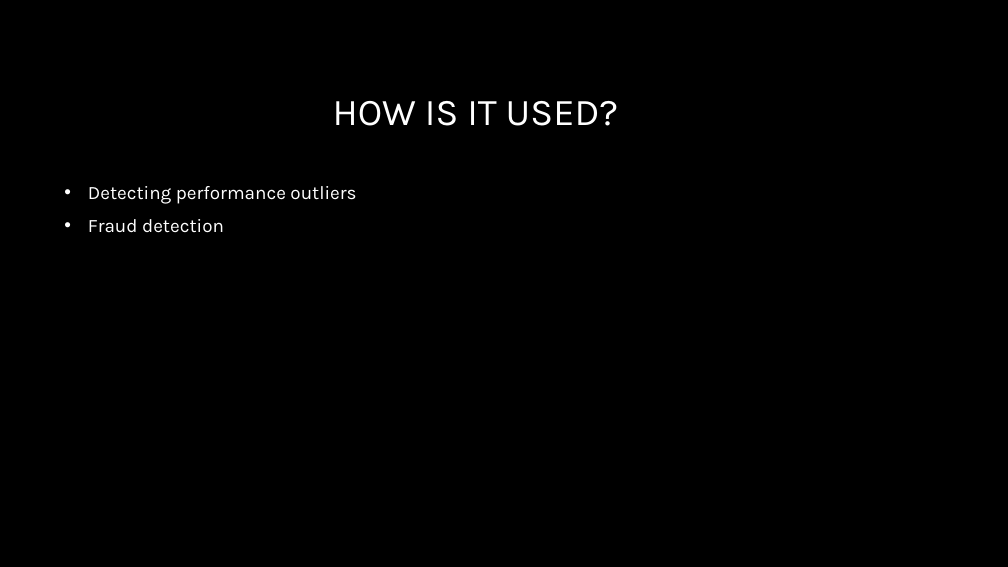
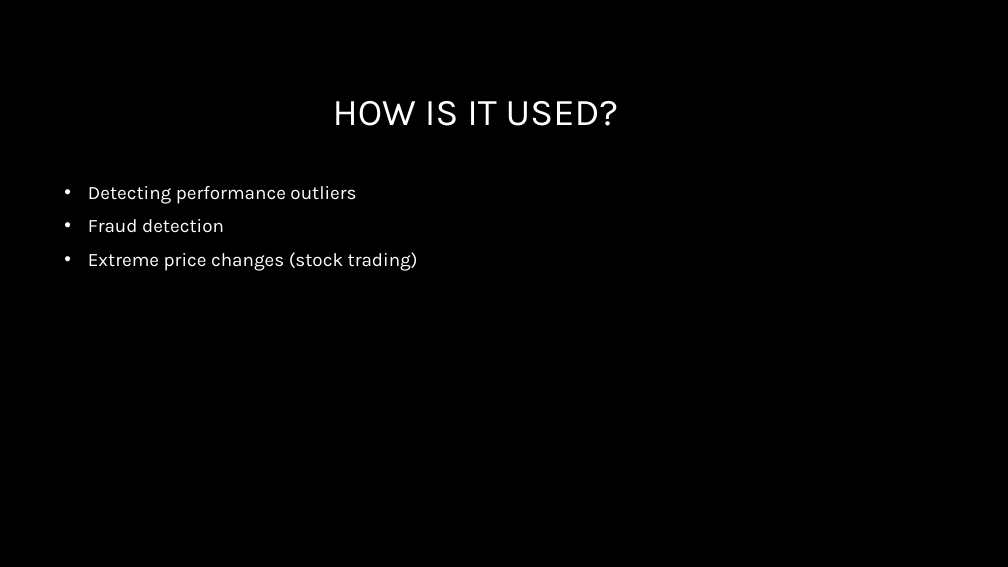
Before and after one commit to mdominguez2010/anomaly_detection, a slide deck: slide 3 of anomaly_detection.pptx. Drawn at 1008x567 pixels with LibreOffice and Linux fonts; fonts in the diff are those of the drawing; background and template pictures are left out. Boxes give left, top, right and bottom in pixels: in the first picture for what was removed or moved away, otherwise in the second. Text is boxed around its words. In the diff, an @@ line names an element or a change of style, - is before the commit and + after.

```diff
--- a/anomaly_detection.pptx
+++ b/anomaly_detection.pptx
@@ text at (x1=88, y1=252, x2=418, y2=271): paragraph added @@
+• Extreme price changes (stock trading)
```
Also in this commit, not shown: 2 other slides changed, 4 slides added, 2 other files.
